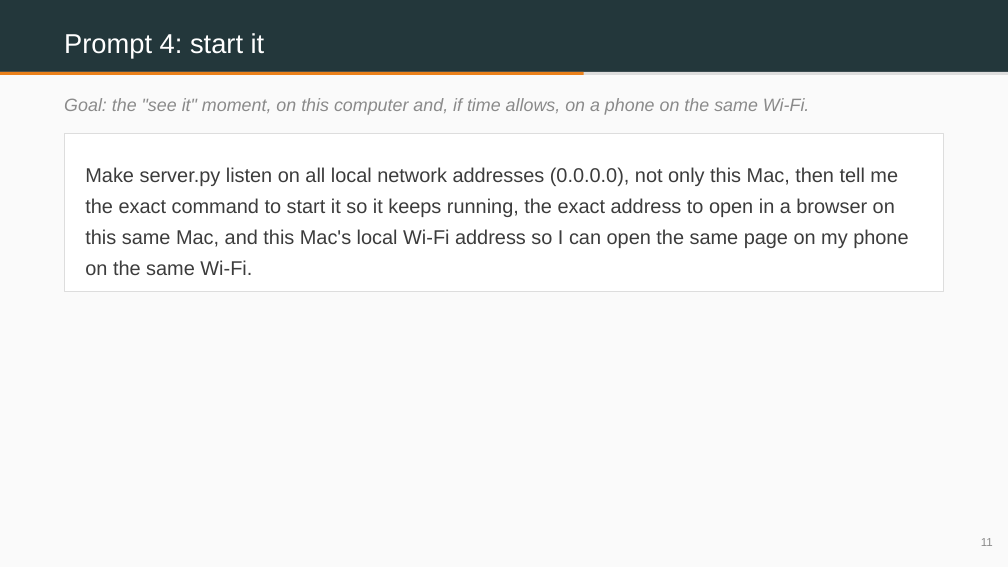
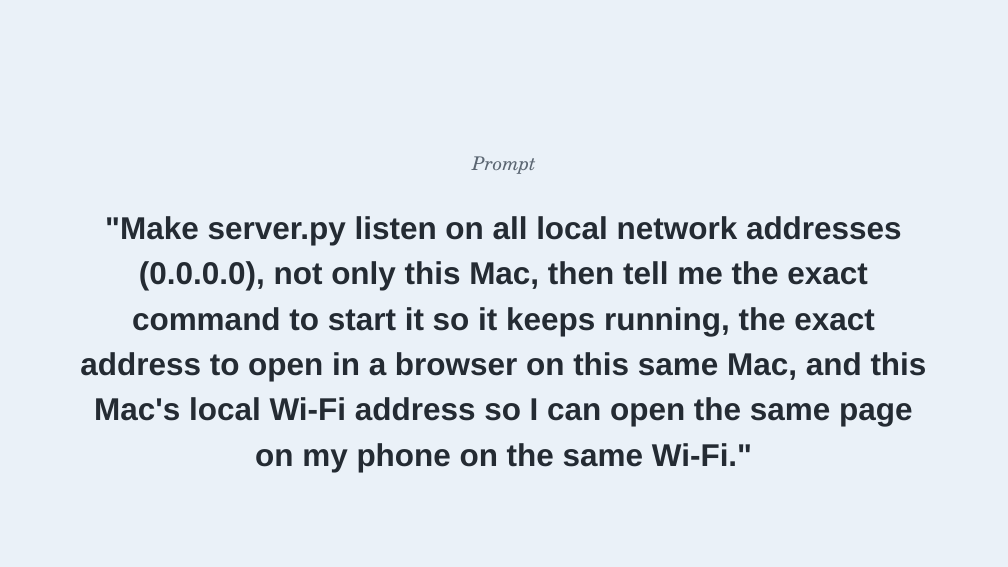
Before and after one commit to benjiesotelo-sudo/Telos_FIN1209, a slide deck: slide 6 of special-lecture/FIN1209-Special-Lecture-3-BuildIt.pptx (slide 11 before the commit). Drawn at 1008x567 pixels with LibreOffice and Linux fonts; fonts in the diff are those of the drawing. Boxes give left, top, right and bottom in pixels: in the first picture for what was removed or moved away, otherwise in the second. Text is boxed around its words. In the diff, an @@ line names an element or a change of style, - is before the commit and + after.

```diff
--- a/special-lecture/FIN1209-Special-Lecture-3-BuildIt.pptx
+++ b/special-lecture/FIN1209-Special-Lecture-3-BuildIt.pptx
@@ rectangle at (0, 0, 1008, 567): fill #FAFAFA to #EAF1F8 @@
@@ rectangle removed at (0, 0, 1008, 72) @@
@@ text removed at (64, 33, 265, 58) @@
-Prompt 4: start it
@@ rectangle removed at (0, 72, 1008, 75) @@
@@ rectangle removed at (0, 72, 584, 75) @@
@@ text removed at (64, 98, 810, 115) @@
-Goal: the "see it" moment, on this computer and, if time allows, on a phone on the same Wi-Fi.
@@ rectangle removed at (64, 134, 944, 291) @@
@@ text added at (472, 156, 536, 174), 18 pt, text #5B6672, italic @@
+Prompt
@@ text at (80, 216, 927, 472): text changed; size 19 to 30 pt; text colour #3C3C3C to #242B33; bold on @@
-Make server.py listen on all local network addresses (0.0.0.0), not only this Mac, then tell me the exact command to start it so it keeps running, the exact address to open in a browser on this same Mac, and this Mac's local Wi-Fi address so I can open the same page on my phone on the same Wi-Fi.
+"Make server.py listen on all local network addresses (0.0.0.0), not only this Mac, then tell me the exact command to start it so it keeps running, the exact address to open in a browser on this same Mac, and this Mac's local Wi-Fi address so I can open the same page on my phone on the same Wi-Fi."
@@ text removed at (981, 538, 993, 546) @@
-11
```
Also in this commit, not shown: 5 other slides changed, 2 slides added, 13 slides removed, 3 other files.
